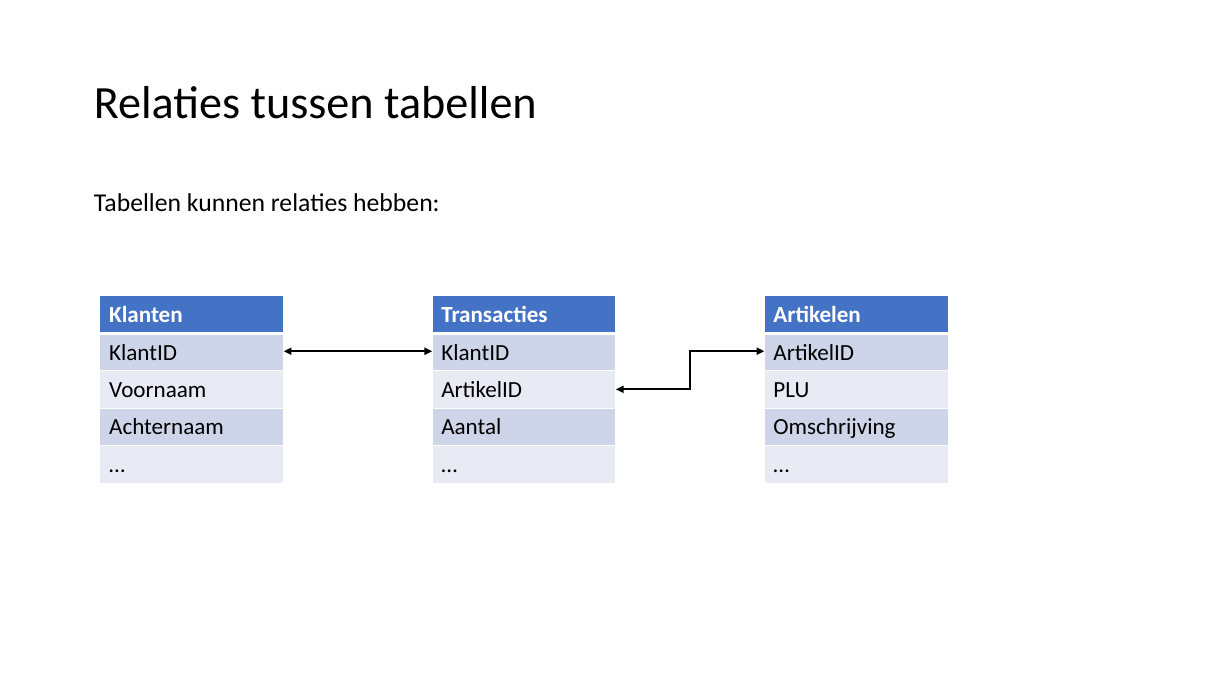
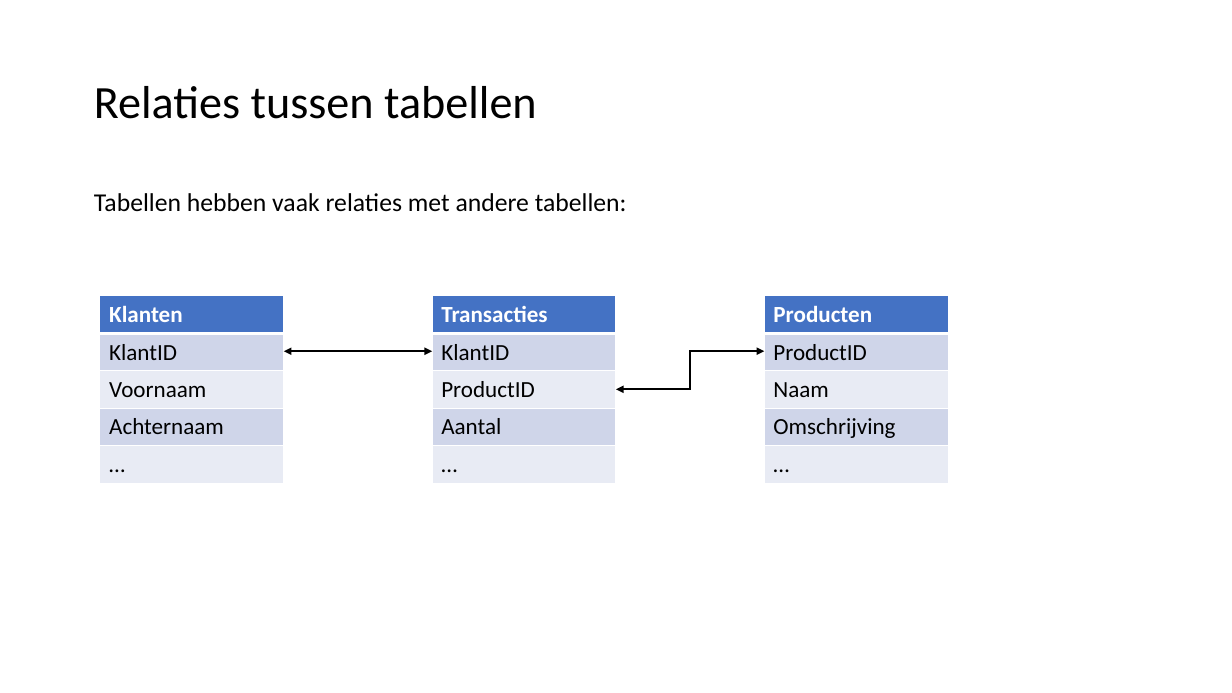
Before and after one commit to LFKoning/knowledge-sharing, a slide deck: slide 4 of sql_course/2_database_design/2_database_design.pptx. Drawn at 1232x693 pixels with LibreOffice and Linux fonts; fonts in the diff are those of the drawing. Boxes give left, top, right and bottom in pixels: in the first picture for what was removed or moved away, otherwise in the second. Text is boxed around its words. In the diff, an @@ line names an element or a change of style, - is before the commit and + after.

```diff
--- a/sql_course/2_database_design/2_database_design.pptx
+++ b/sql_course/2_database_design/2_database_design.pptx
@@ text at bbox=[94, 193, 627, 212]: text changed @@
-Tabellen kunnen relaties hebben:
+Tabellen hebben vaak relaties met andere tabellen:
@@ table at bbox=[433, 296, 616, 482] @@
-row 3, column 1: ArtikelID
+row 3, column 1: ProductID
@@ table at bbox=[764, 296, 948, 482] @@
-row 1, column 1: Artikelen
+row 1, column 1: Producten
-row 2, column 1: ArtikelID
+row 2, column 1: ProductID
-row 3, column 1: PLU
+row 3, column 1: Naam
```
Also in this commit, not shown: 6 other slides changed, 1 slide added, 3 other files.
